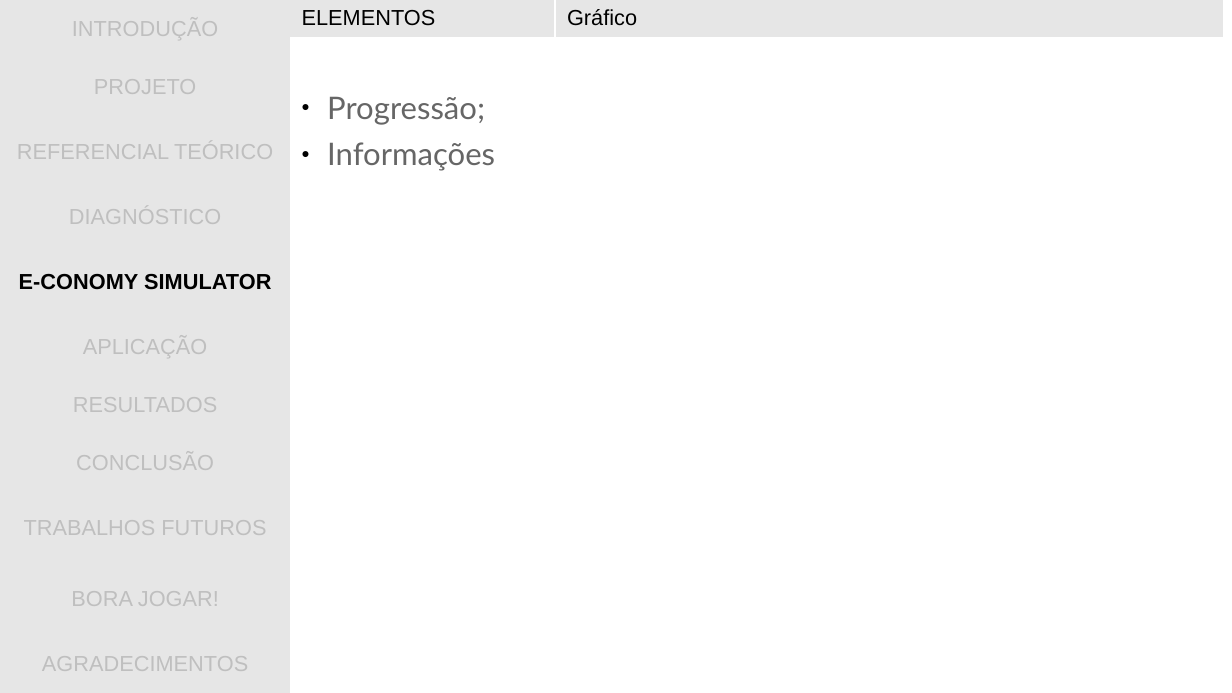
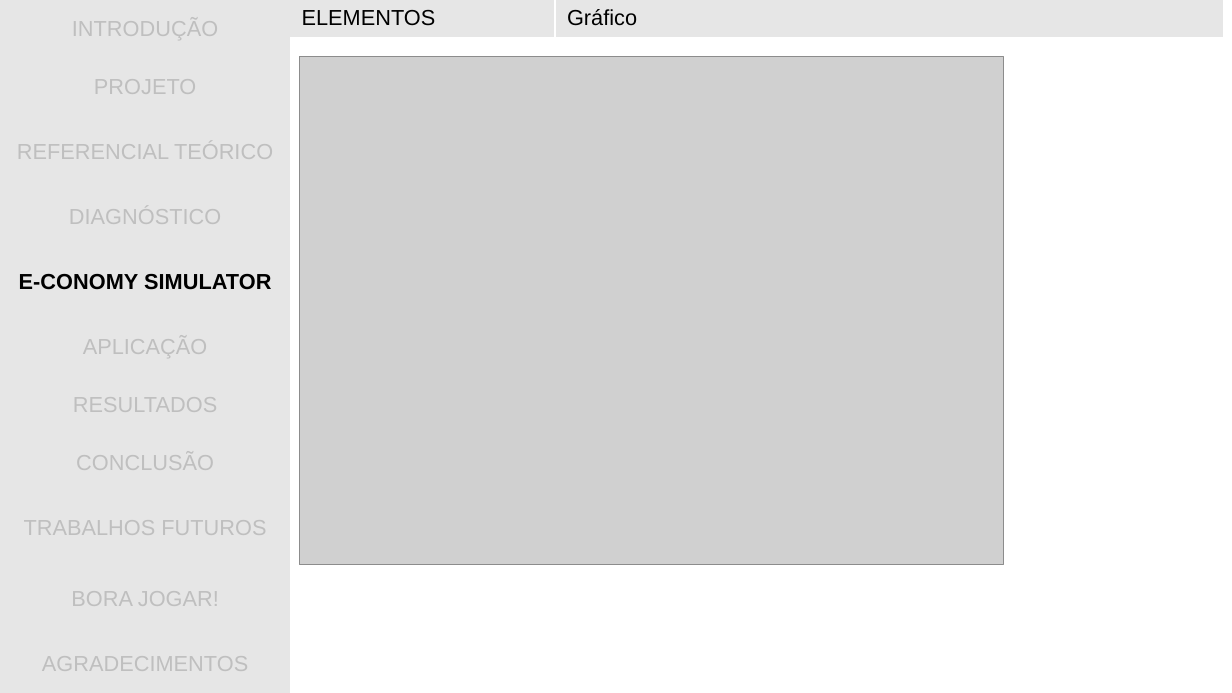
Before and after one commit to gwathsule/e-conomy-simulator, a slide deck: slide 22 of documentacao/apresentacao_tcc.ppt (slide 21 before the commit). Drawn at 1232x693 pixels with LibreOffice and Linux fonts; fonts in the diff are those of the drawing; grey boxes stand for pictures; background and template pictures are left out. Boxes give left, top, right and bottom in pixels: in the first picture for what was removed or moved away, otherwise in the second. Text is boxed around its words. In the diff, an @@ line names an element or a change of style, - is before the commit and + after.

```diff
--- a/documentacao/apresentacao_tcc.ppt
+++ b/documentacao/apresentacao_tcc.ppt
@@ picture added at [300,57,1004,566] @@
@@ text removed at [327,96,495,171] @@
-● Progressão;
-● Informações
```
Also in this commit, not shown: 9 other slides changed, 2 slides added, 1 other file.
